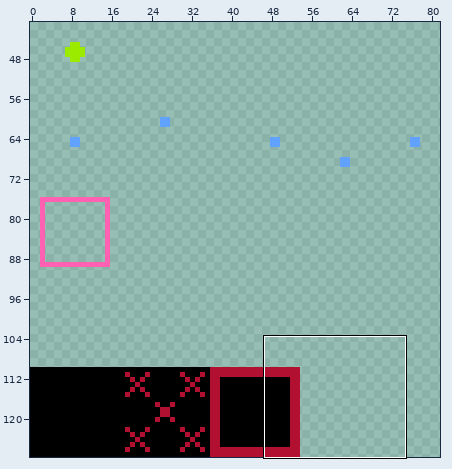
Pixel-art file, stored at resource_original/art/algorithm_practice/algorithm_practice_tilesheet_01.aseprite. The first picture is a wide view before the edit; the outline marks the close-up.
Close-up. First the earlier version:
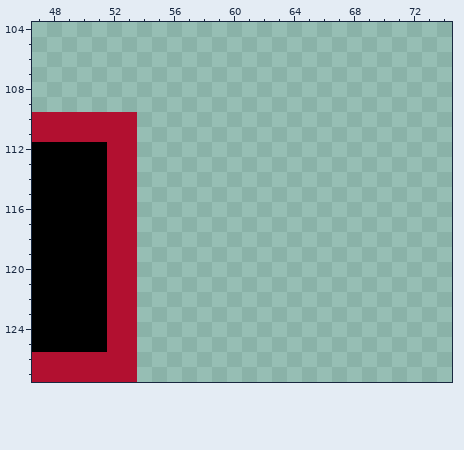
128x128 pixels, 1 frame. Shown: x 47..74, y 104..127. The wide view leaves out empty margins.
After:
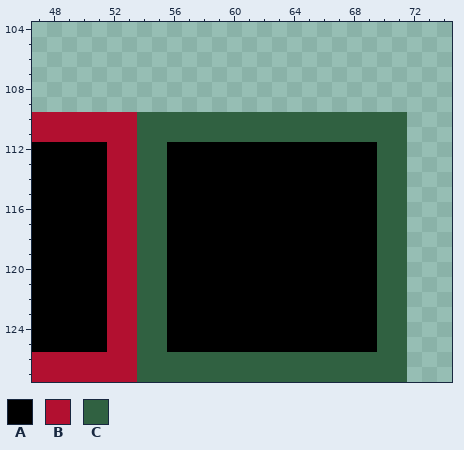
Palette (. is transparent): A #000000  B #b21030  C #306141
Diff:
{"where": "layer \"Body_01\""}
{"y":110,"x":54,"old":"..................","new":"CCCCCCCCCCCCCCCCCC"}
{"y":111,"x":54,"old":"..................","new":"CCCCCCCCCCCCCCCCCC"}
{"y":112,"x":54,"old":"..................","new":"CCAAAAAAAAAAAAAACC"}
{"y":113,"x":54,"old":"..................","new":"CCAAAAAAAAAAAAAACC"}
{"y":114,"x":54,"old":"..................","new":"CCAAAAAAAAAAAAAACC"}
{"y":115,"x":54,"old":"..................","new":"CCAAAAAAAAAAAAAACC"}
{"y":116,"x":54,"old":"..................","new":"CCAAAAAAAAAAAAAACC"}
{"y":117,"x":54,"old":"..................","new":"CCAAAAAAAAAAAAAACC"}
{"y":118,"x":54,"old":"..................","new":"CCAAAAAAAAAAAAAACC"}
{"y":119,"x":54,"old":"..................","new":"CCAAAAAAAAAAAAAACC"}
{"y":120,"x":54,"old":"..................","new":"CCAAAAAAAAAAAAAACC"}
{"y":121,"x":54,"old":"..................","new":"CCAAAAAAAAAAAAAACC"}
{"y":122,"x":54,"old":"..................","new":"CCAAAAAAAAAAAAAACC"}
{"y":123,"x":54,"old":"..................","new":"CCAAAAAAAAAAAAAACC"}
{"y":124,"x":54,"old":"..................","new":"CCAAAAAAAAAAAAAACC"}
{"y":125,"x":54,"old":"..................","new":"CCAAAAAAAAAAAAAACC"}
{"y":126,"x":54,"old":"..................","new":"CCCCCCCCCCCCCCCCCC"}
{"y":127,"x":54,"old":"..................","new":"CCCCCCCCCCCCCCCCCC"}
{"label":"added","picture_box":[137,112,407,382]}
